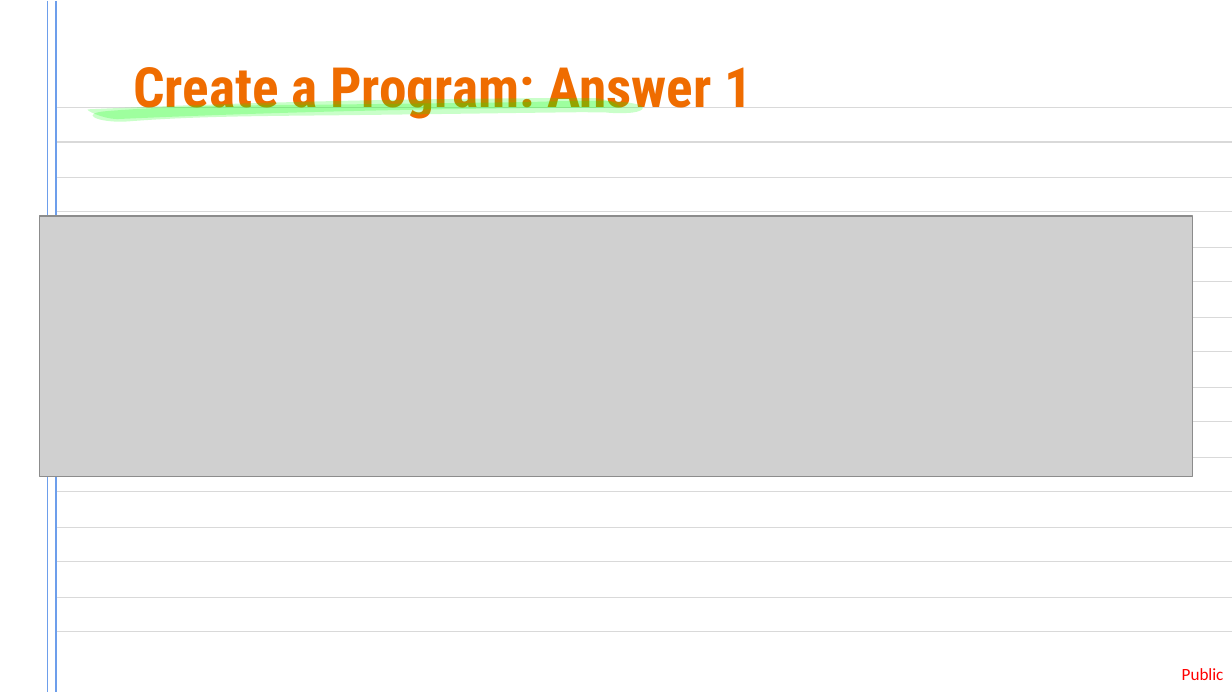
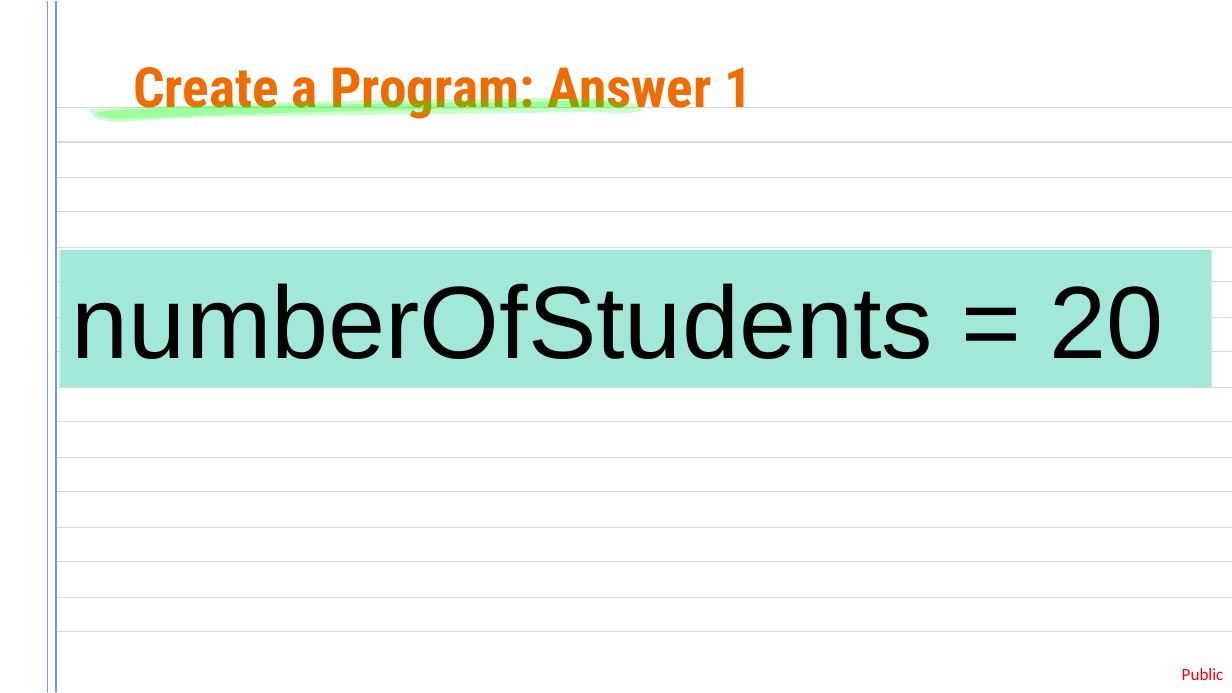
Before and after one commit to pi515/tech-mentorship, a slide deck: slide 36 of unit-02-variables/lesson.pptx (slide 35 before the commit). Drawn at 1232x693 pixels with LibreOffice and Linux fonts; fonts in the diff are those of the drawing; grey boxes stand for pictures. Boxes give left, top, right and bottom in pixels: in the first picture for what was removed or moved away, otherwise in the second. Text is boxed around its words. In the diff, an @@ line names an element or a change of style, - is before the commit and + after.

```diff
--- a/unit-02-variables/lesson.pptx
+++ b/unit-02-variables/lesson.pptx
@@ picture removed at [39,216,1193,477] @@
@@ rectangle added at [59,250,1211,387], fill #A1E8D9, 60 pt, text #000000 @@
+numberOfStudents = 20
```
Also in this commit, not shown: 22 other slides changed, 1 slide added.
